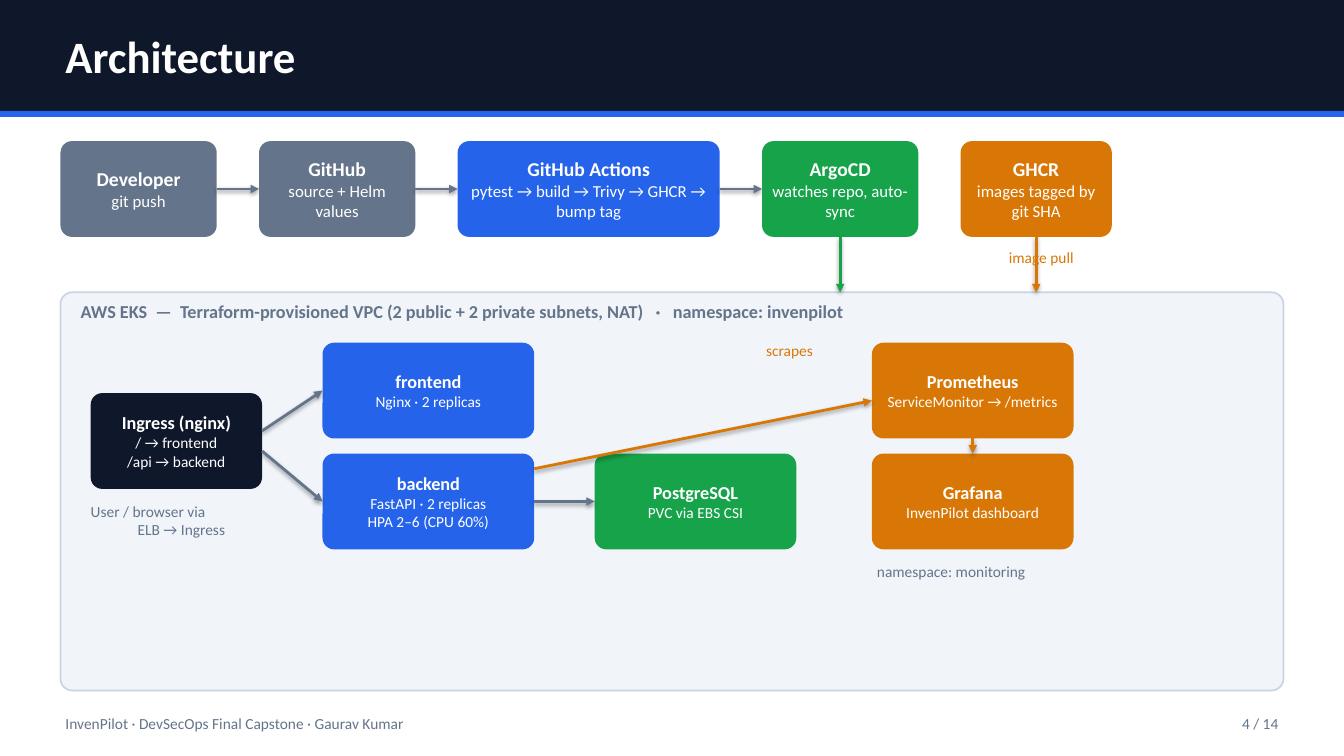
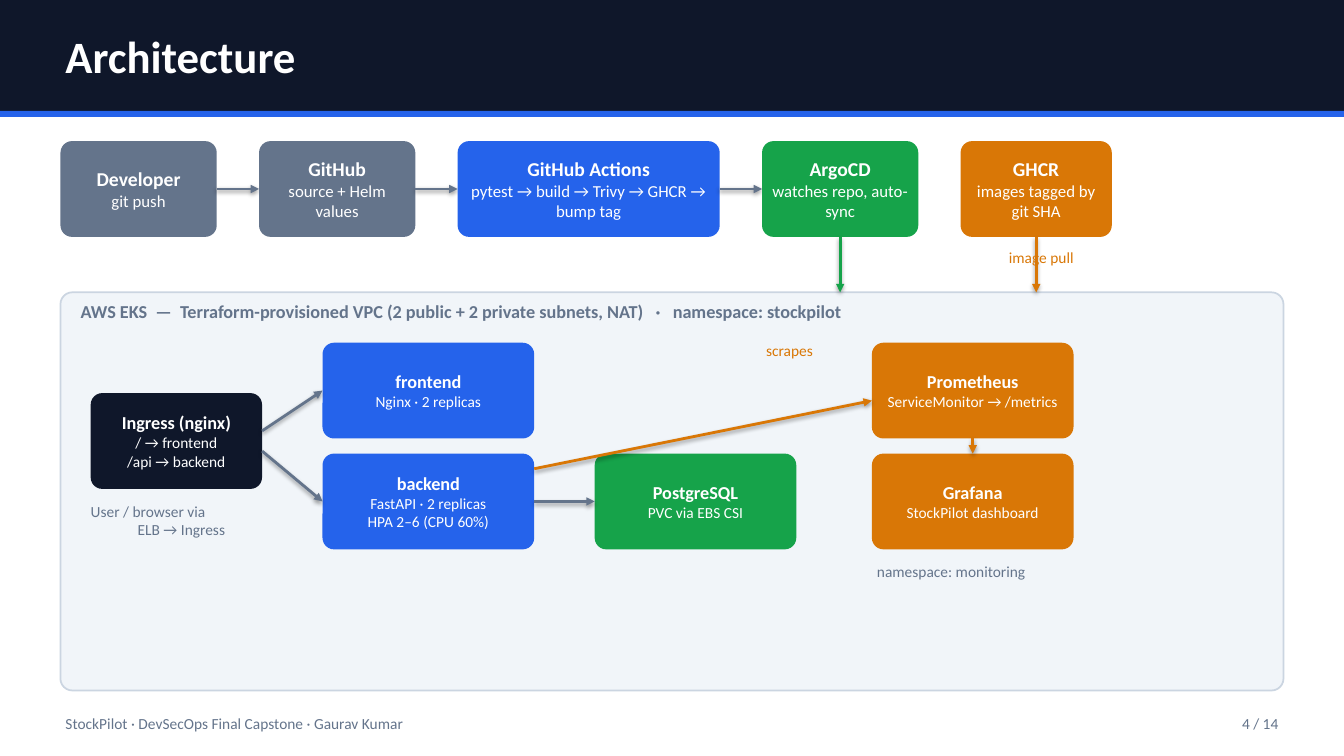
Before and after one commit to Gaurakumar-s/invenpilot-devsecops, a slide deck: slide 4 of demo/slides.pptx. Drawn at 1344x756 pixels with LibreOffice and Linux fonts; fonts in the diff are those of the drawing. Boxes give left, top, right and bottom in pixels: in the first picture for what was removed or moved away, otherwise in the second. Text is boxed around its words. In the diff, an @@ line names an element or a change of style, - is before the commit and + after.

Commit message:
revert: restore the StockPilot project name everywhere; repository stays invenpilot-devsecops

```diff
--- a/demo/slides.pptx
+++ b/demo/slides.pptx
@@ text at bbox=[81, 304, 841, 321]: text changed @@
-AWS EKS — Terraform-provisioned VPC (2 public + 2 private subnets, NAT) · namespace: invenpilot
+AWS EKS — Terraform-provisioned VPC (2 public + 2 private subnets, NAT) · namespace: stockpilot
@@ text in rounded rectangle at bbox=[907, 507, 1039, 518]: text changed @@
-InvenPilot dashboard
+StockPilot dashboard
@@ text at bbox=[65, 718, 403, 732]: text changed @@
-InvenPilot · DevSecOps Final Capstone · Gaurav Kumar
+StockPilot · DevSecOps Final Capstone · Gaurav Kumar
```
Also in this commit, not shown: 13 other slides changed, 55 other files.
